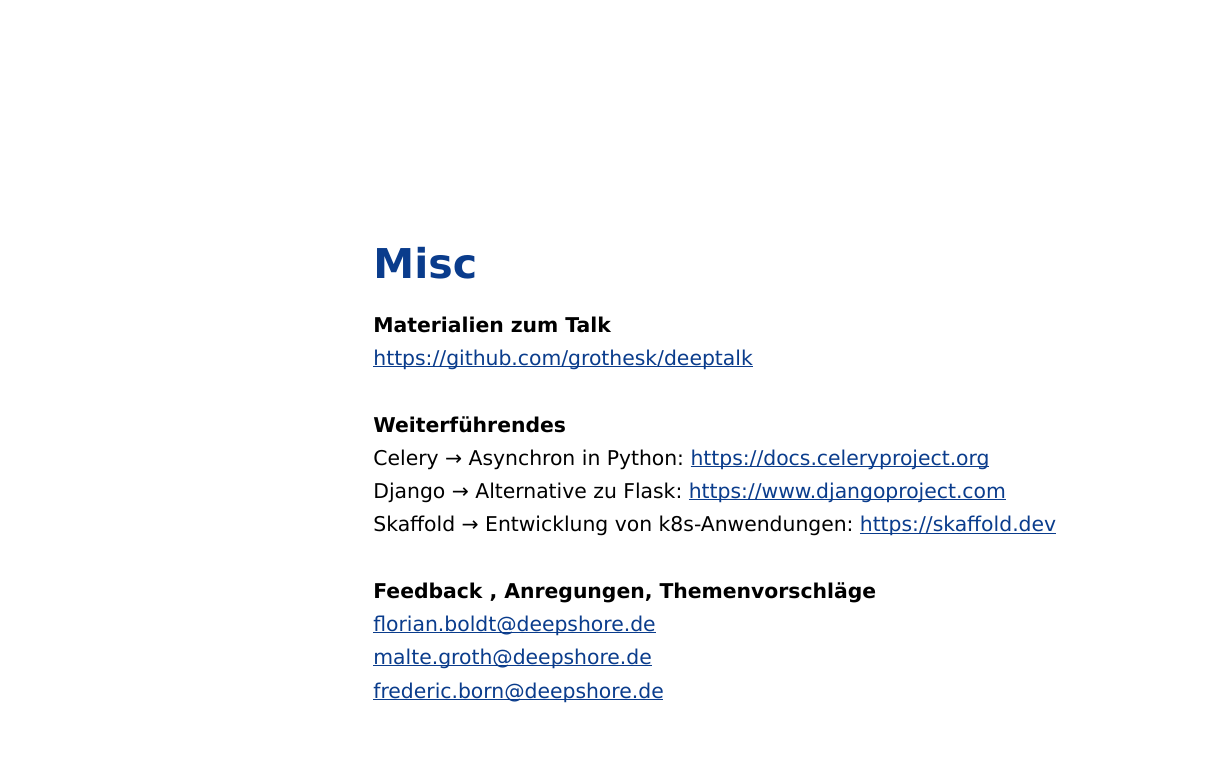
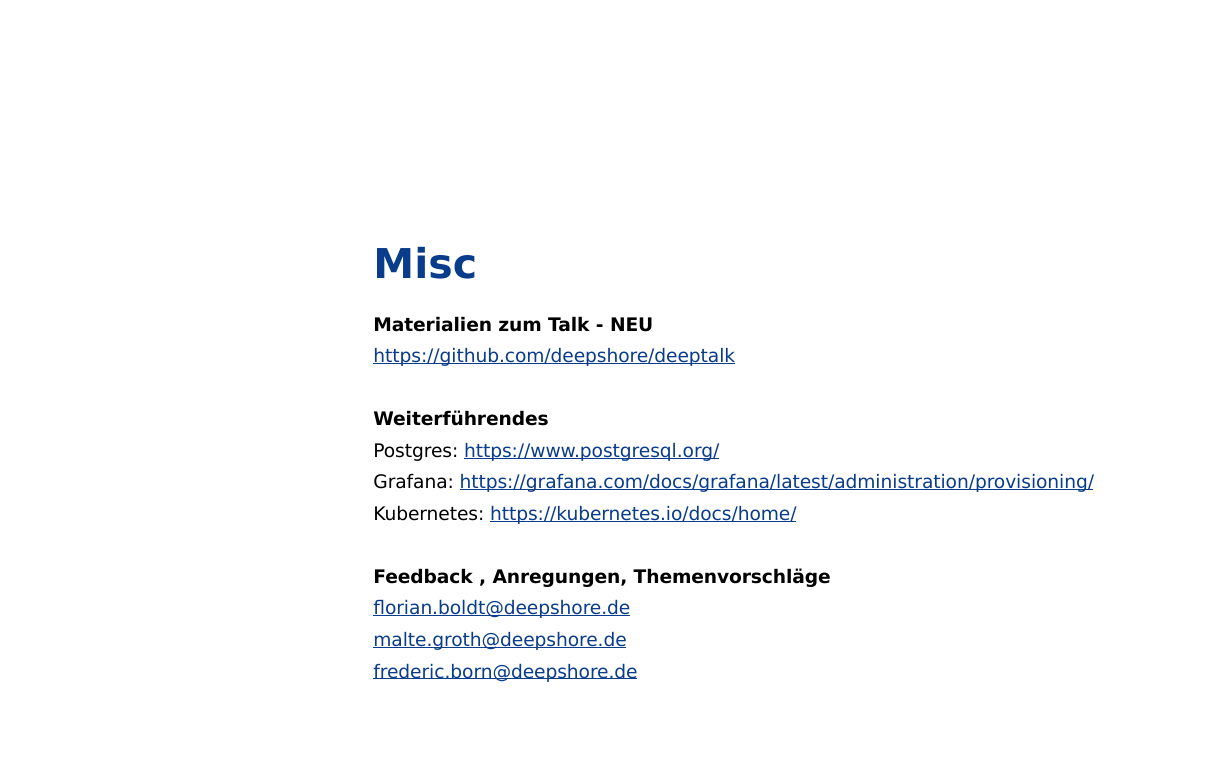
Before and after one commit to grothesk/deepshore-labs, a slide deck: slide 13 of 04-configmaps-und-secrets/deeptalk-04.pptx (slide 10 before the commit). Drawn at 1232x770 pixels with LibreOffice and Linux fonts; fonts in the diff are those of the drawing; background and template pictures are left out. Boxes give left, top, right and bottom in pixels: in the first picture for what was removed or moved away, otherwise in the second. Text is boxed around its words. In the diff, an @@ line names an element or a change of style, - is before the commit and + after.

Commit message:
Updated presentation

```diff
--- a/04-configmaps-und-secrets/deeptalk-04.pptx
+++ b/04-configmaps-und-secrets/deeptalk-04.pptx
@@ text at (x1=373, y1=316, x2=735, y2=366): text changed; size 11.9 to 10.8 pt @@
-Materialien zum Talk
-https://github.com/grothesk/deeptalk
+Materialien zum Talk - NEU
+https://github.com/deepshore/deeptalk
@@ text at (x1=373, y1=410, x2=831, y2=682): size 11.9 to 10.8 pt in "Weiterführendes", "Feedback , Anregungen, Themenvorschläge", "florian.boldt@deepshore.de", "malte.groth@deepshore.de" and 1 more places @@
@@ text at (x1=373, y1=442, x2=1094, y2=524): text changed; size 11.9 to 10.8 pt; text colour #000000 to #0A3C8C @@
-Celery → Asynchron in Python: https://docs.celeryproject.org
-Django → Alternative zu Flask: https://www.djangoproject.com
-Skaffold → Entwicklung von k8s-Anwendungen: https://skaffold.dev
+Postgres: https://www.postgresql.org/
+Grafana: https://grafana.com/docs/grafana/latest/administration/provisioning/
+Kubernetes: https://kubernetes.io/docs/home/
```
Also in this commit, not shown: 5 other slides changed, 4 slides added, 1 slide removed, 2 other files.
